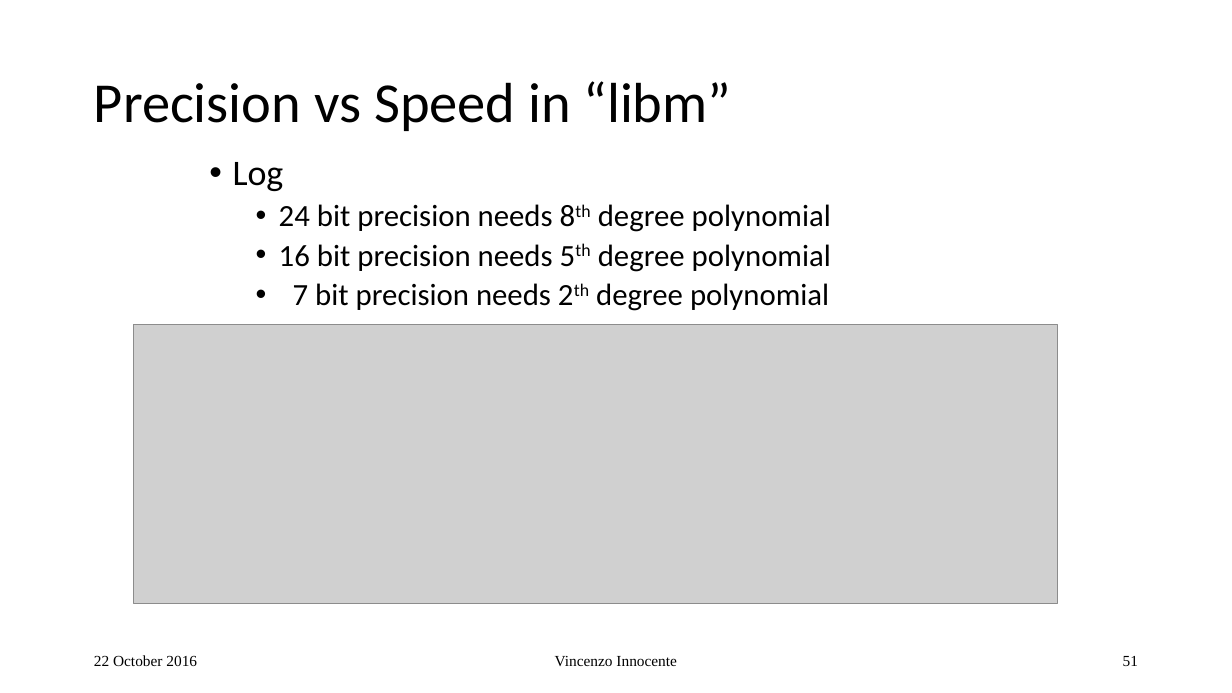
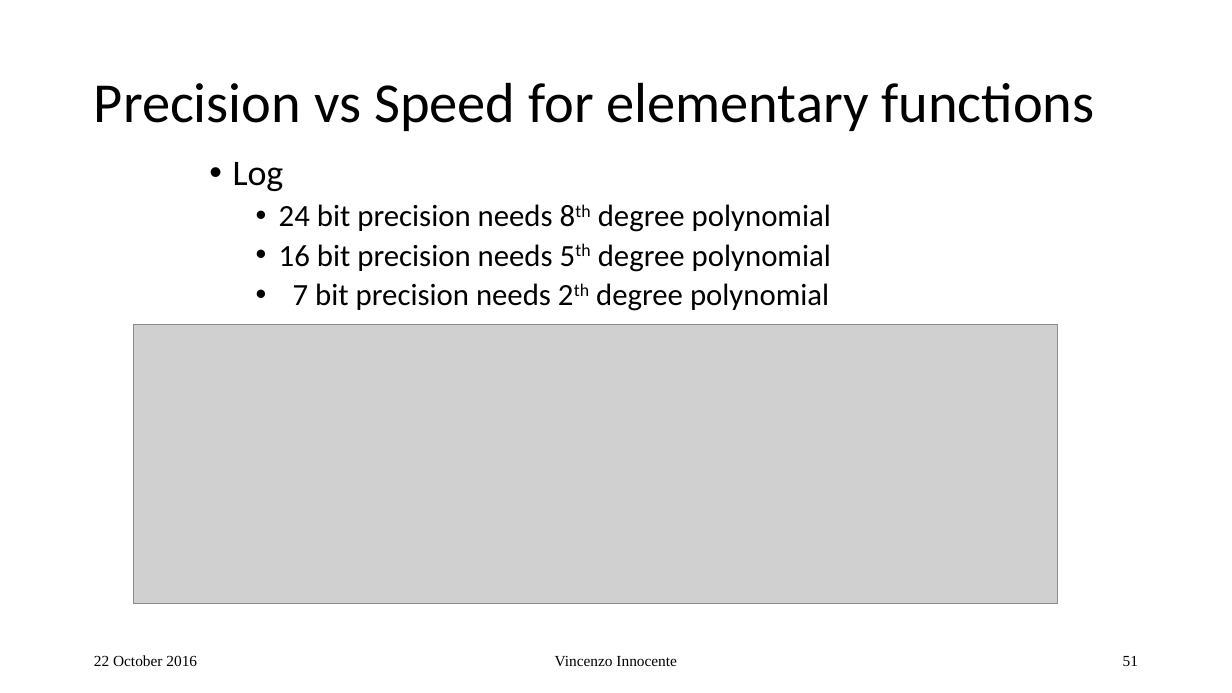
Before and after one commit to VinInn/FPCourse, a slide deck: slide 51 of Slides/FPforScientist.pptx. Drawn at 1232x693 pixels with LibreOffice and Linux fonts; fonts in the diff are those of the drawing; grey boxes stand for pictures. Boxes give left, top, right and bottom in pixels: in the first picture for what was removed or moved away, otherwise in the second. Text is boxed around its words. In the diff, an @@ line names an element or a change of style, - is before the commit and + after.

```diff
--- a/Slides/FPforScientist.pptx
+++ b/Slides/FPforScientist.pptx
@@ title at (94, 82, 1094, 131): text changed @@
-Precision vs Speed in “libm”
+Precision vs Speed for elementary functions
```
Also in this commit, not shown: 10 other slides changed, 1 slide added.
